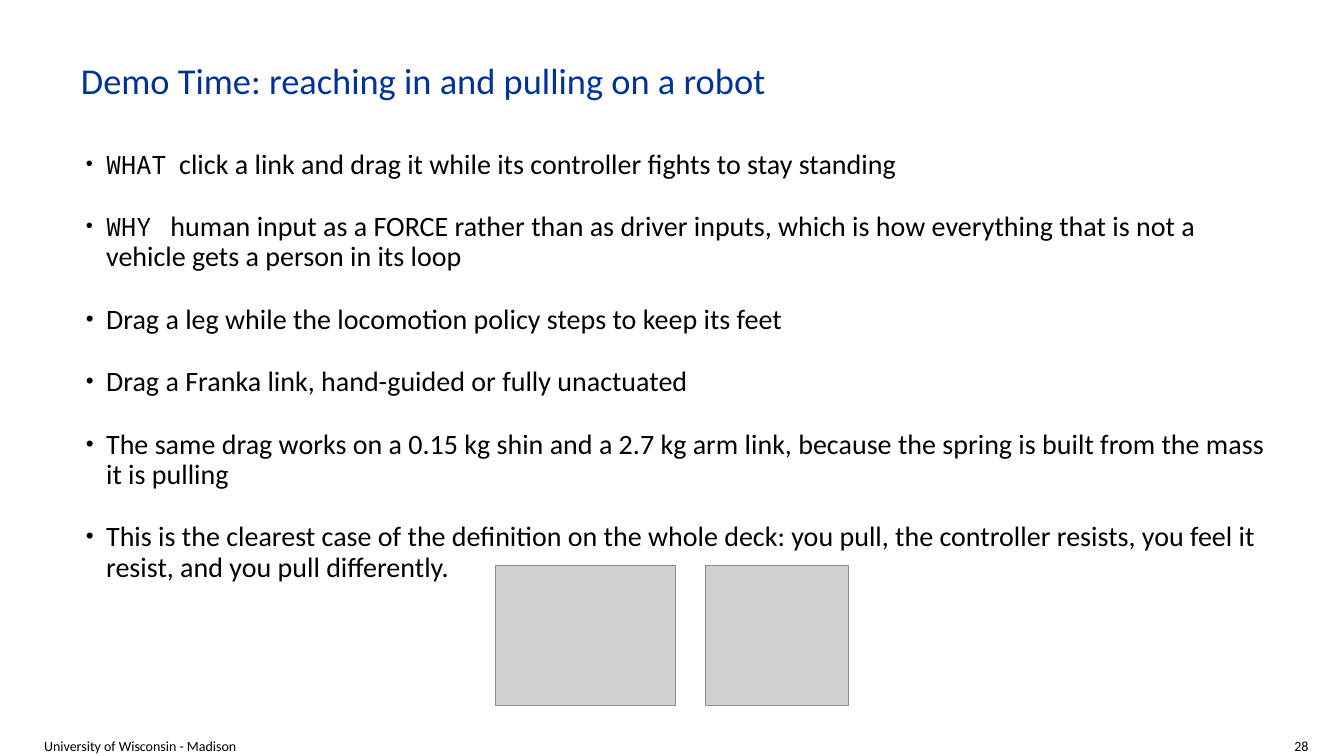
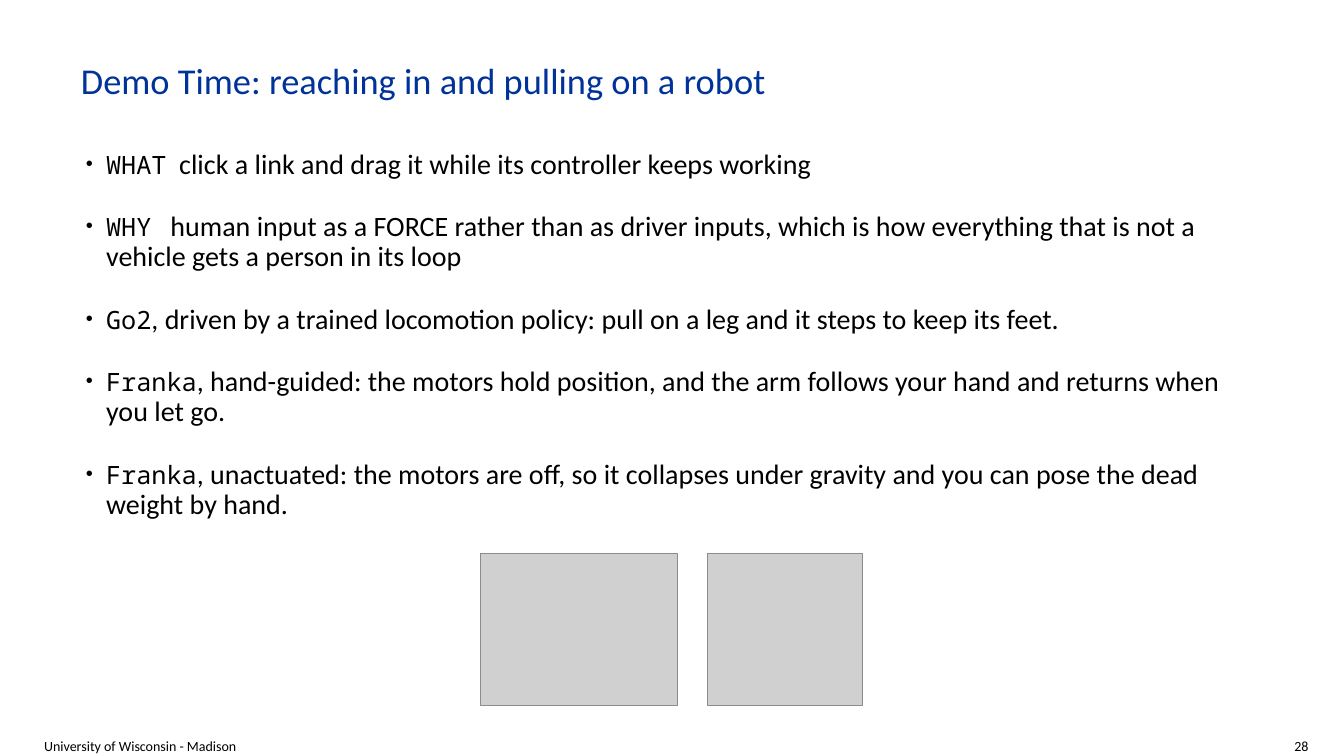
Before and after one commit to ksha23/chrono-hil-tutorial, a slide deck: slide 28 of tutorial_HIL_driver.pptx. Drawn at 1344x756 pixels with LibreOffice and Linux fonts; fonts in the diff are those of the drawing; grey boxes stand for pictures; background and template pictures are left out. Boxes give left, top, right and bottom in pixels: in the first picture for what was removed or moved away, otherwise in the second. Text is boxed around its words. In the diff, an @@ line names an element or a change of style, - is before the commit and + after.

Commit message:
Make the repo runnable from a clone, and say which command runs which demo
WHAT TO RUN IS NOW THE FIRST THING IN THE README: a table of the four demos in
the talk, the exact command for each, and what you do once it is open. Every
script answers --help, including tutorial_HIL_driver.py, which needed the check
placed above its imports because it has no __main__ guard and runs on import --
`--help` further down was never reached, it just launched the simulation.

VENDORED, so a clone runs without hunting for assets: the Go2 description and
its policy, and the Franka description. ASSETS.md records where each came from
and under what licence. The Go2's 25 MB of .dae originals are not kept -- Chrono
reads every mesh with a Wavefront parser, so they were converted to .obj and
the loader resolves to those; keeping both would have been 25 MB of files
nothing opens.

environment.yml replaces "it works in my conda env". Pinned to minor versions
rather than build strings so it resolves off macOS, with torch and the macOS-only
input packages as pip extras, since without torch the Go2 still runs on the
stance PD.

ARCHIVED, not deleted: the placement tool and the UDP console. Both work and
both answer a real question, they are just not in the talk. archive/README.md
says what each is. hil_place.py imports hil_manipulate, so it now adds the
parent directory to its own path and still runs from where it sits.

The two demo slides are descriptions of what the audience will see rather than
a record of what I learned building them. The push slide leads with what the
panel reports and what a sweep finds; the comparison between the policy and the
stance PD stays because it is the result the demo exists to produce, not a
war story.

```diff
--- a/tutorial_HIL_driver.pptx
+++ b/tutorial_HIL_driver.pptx
@@ text at <box>106,154,810,179</box>: text changed @@
-• WHAT click a link and drag it while its controller fights to stay standing
+• WHAT click a link and drag it while its controller keeps working
@@ text at <box>106,309,1218,519</box>: text changed @@
-• Drag a leg while the locomotion policy steps to keep its feet
-• Drag a Franka link, hand-guided or fully unactuated
-• The same drag works on a 0.15 kg shin and a 2.7 kg arm link, because the spring is built from the mass it is pulling
-• This is the clearest case of the definition on the whole deck: you pull, the controller resists, you feel it resist, and you pull differently.
+• Go2, driven by a trained locomotion policy: pull on a leg and it steps to keep its feet.
+• Franka, hand-guided: the motors hold position, and the arm follows your hand and returns when you let go.
+• Franka, unactuated: the motors are off, so it collapses under gravity and you can pose the dead weight by hand.
@@ picture: place and size @@
-picture at <box>495,566,676,706</box>
+picture at <box>481,554,678,706</box>
@@ picture: place and size @@
-picture at <box>706,566,849,706</box>
+picture at <box>708,554,863,706</box>
```
Also in this commit, not shown: 3 other slides changed, 41 other files.
